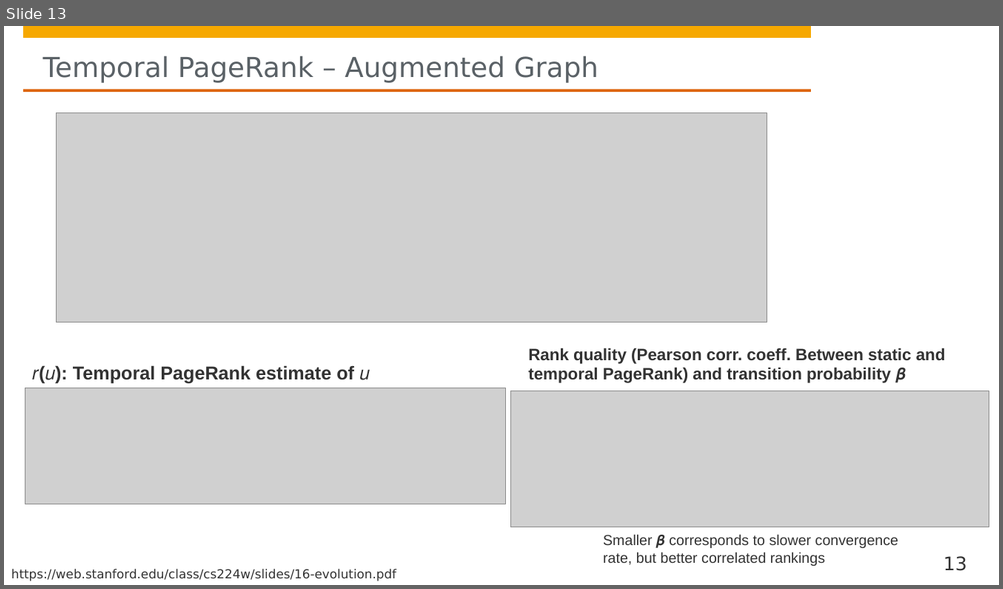
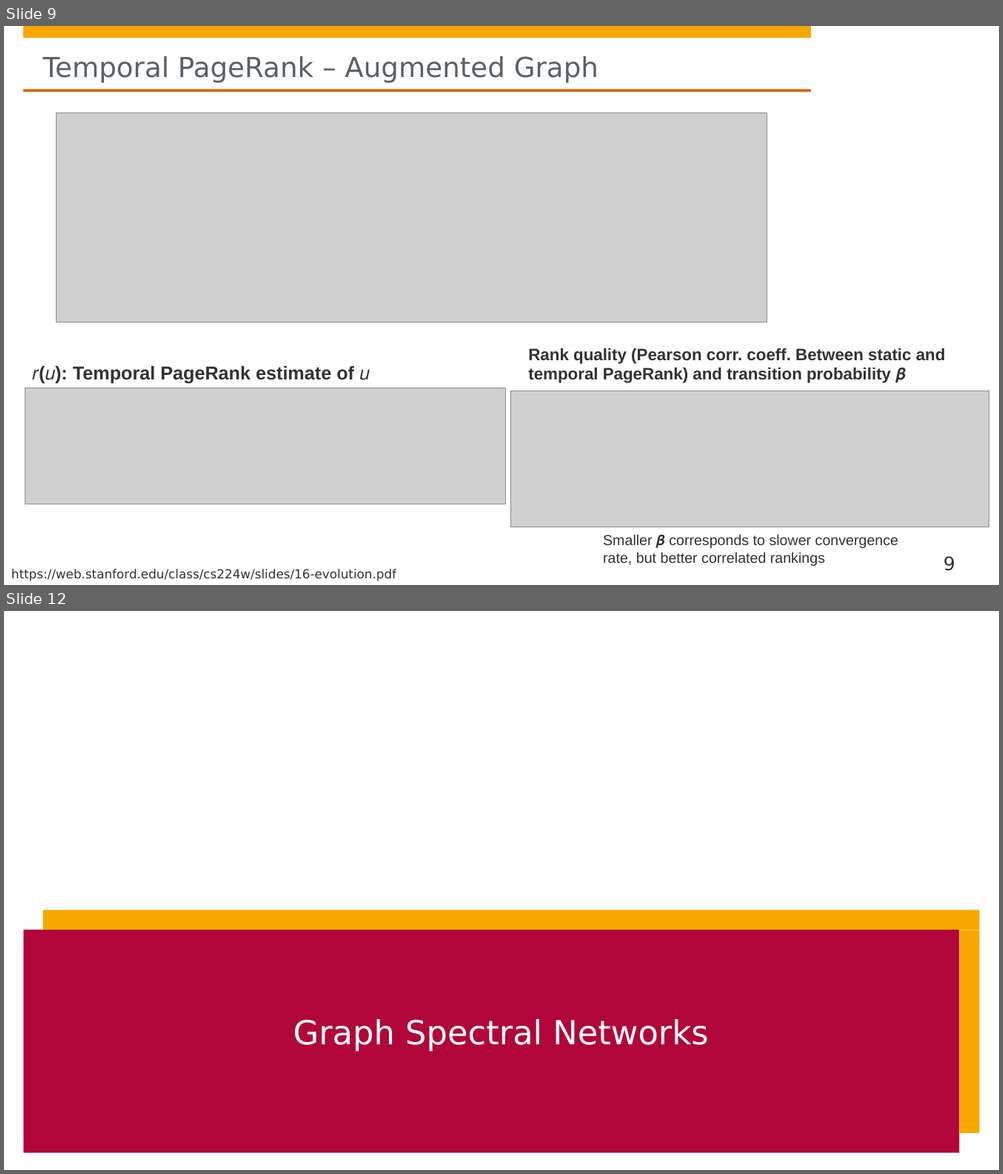
Before and after one commit to hpi-sam/GNN-Course-2020, a slide deck: 10. Temporal Graph Networks.pptx. Shown one above the other, each under a label of ours: slide 13 before the commit, slides 9 and 12 after it; the slides between them are not shown. The pictures are 1003x589 and 1003x1174 pixels, drawn with LibreOffice and Linux fonts; fonts in the diff are those of the drawing; grey boxes stand for pictures; background and template pictures are left out. Boxes give left, top, right and bottom in pixels: in the first picture for what was removed or moved away, otherwise in the second. Text is boxed around its words. In the diff, an @@ line names an element or a change of style, - is before the commit and + after.

```diff
--- a/10. Temporal Graph Networks.pptx
+++ b/10. Temporal Graph Networks.pptx
@@ slide 12 added at [4, 611, 999, 1170], background #FFFFFF; not listed: 4 template elements that a slide beside it also shows @@
@@ rectangle added at [16, 611, 811, 738], fill #FFFFFF @@
@@ rectangle added at [42, 910, 979, 930], fill #F6A800 @@
@@ rectangle added at [23, 931, 959, 1153], fill #B1063A @@
@@ rectangle added at [959, 931, 979, 1134], fill #F6A800 @@
@@ title added at [293, 1019, 708, 1052], 32 pt, text #FFFFFF @@
+Graph Spectral Networks
@@ what was slide 13 is now slide 9 @@
@@ page number at [943, 557, 955, 571]: text changed @@
-13
+9
```
Also in this commit, not shown: 3 slides changed, 3 other slides added, 1 slide removed.
